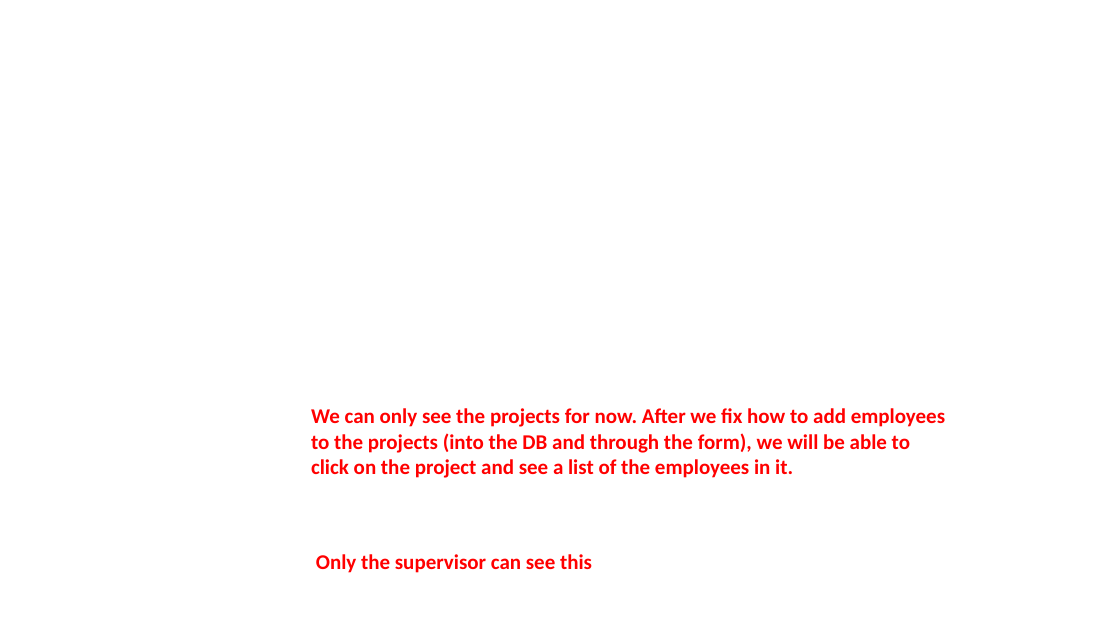
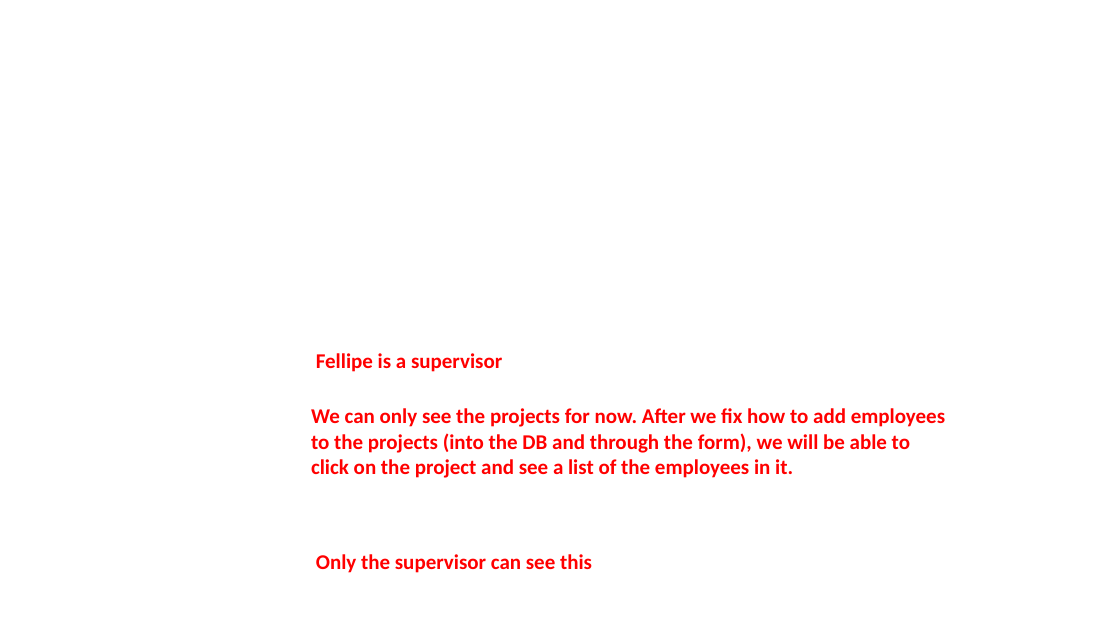
Before and after one commit to TurtleDynasty/peer-eval-system, a slide deck: slide 2 of done parts.pptx. Drawn at 1120x630 pixels with LibreOffice and Linux fonts; fonts in the diff are those of the drawing; background and template pictures are left out. Boxes give left, top, right and bottom in pixels: in the first picture for what was removed or moved away, otherwise in the second. Text is boxed around its words. In the diff, an @@ line names an element or a change of style, - is before the commit and + after.

```diff
--- a/done parts.pptx
+++ b/done parts.pptx
@@ text added at box(316, 353, 502, 372), 18 pt, text #FF0000, bold @@
+Fellipe is a supervisor
```
Also in this commit, not shown: 1 other slide changed, 9 slides added, 9 slides removed.
